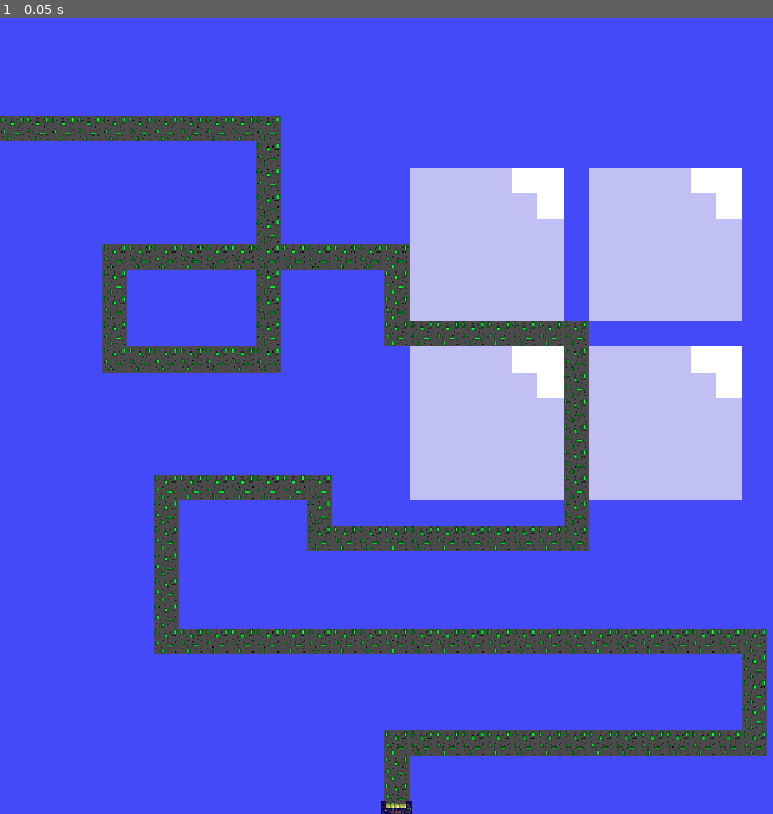
Above: before the commit, frame 1.
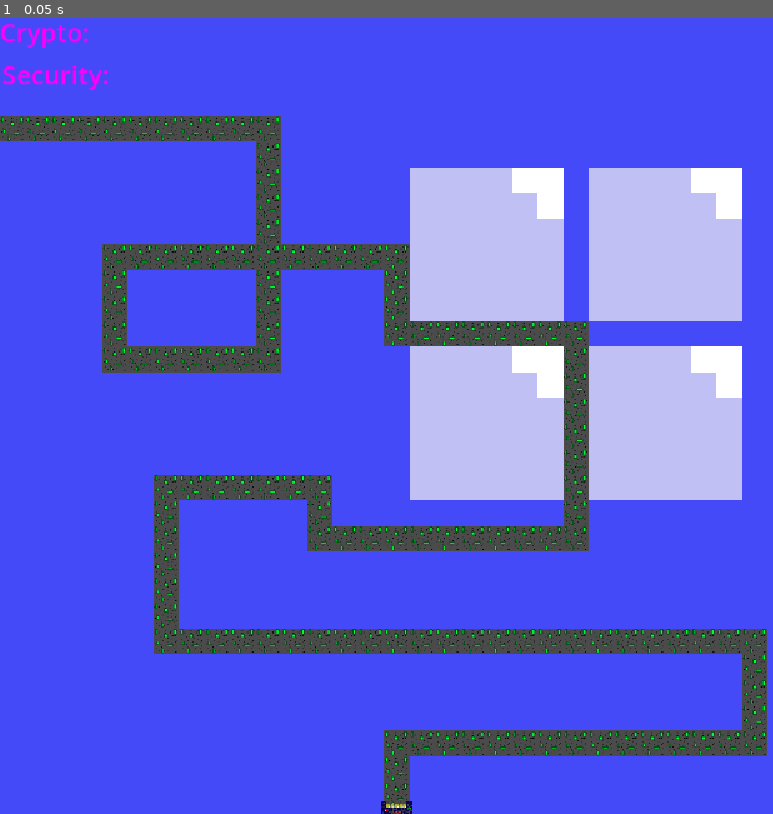
Above: after the commit, the same moment.

Repository: marist-spc/Retro-Tower-Defense
Game: Godot game, scene res://main.tscn
The game is run twice, just before and just after one commit, with the same random seed, the same clock (stepped at 60 frames per second) and the same inputs. This scene is started directly instead of the project's main scene.
Inputs:
- Up to frame 1 (0.05 s): no input

The runs differ from the first frame. In frame 1, 0.3% of the frame differs, in the area x 0-15%, y 0-10%.

Commit message:
Added stuff
Leaking viruses now reduces health, added bosses 1&2, started work on Mydoom, and messed around with waves

Diff:
--- a/retro-td/firewall.tscn
+++ b/retro-td/firewall.tscn
@@ -67,3 +67,4 @@
 position = Vector2(988, 532)
 
 [connection signal="timeout" from="SpawnTimer" to="WaveList" method="_on_spawn_timer_timeout"]
+[connection signal="body_entered" from="endpoint" to="Hud" method="_on_endpoint_body_entered"]
--- a/retro-td/hud.gd
+++ b/retro-td/hud.gd
@@ -7,3 +7,9 @@
 	current_score += amount
 
 var amount = 1
+
+
+func _on_endpoint_body_entered(body: Node2D) -> void:
+	security-=body.health
+
+	print(security)
--- a/retro-td/main.tscn
+++ b/retro-td/main.tscn
@@ -3,6 +3,7 @@
 [ext_resource type="Texture2D" uid="uid://c3blkrrsf7jkv" path="res://tile_sheet_128px_by_128px.png" id="1_ig7tw"]
 [ext_resource type="PackedScene" uid="uid://vndciyfldo0l" path="res://wave_list.tscn" id="2_0xm2m"]
 [ext_resource type="PackedScene" uid="uid://31vsekqt52ig" path="res://endpoint.tscn" id="3_h2yge"]
+[ext_resource type="PackedScene" uid="uid://cx0m8xjqnvq8x" path="res://hud.tscn" id="4_1bvp3"]
 
 [sub_resource type="TileSetAtlasSource" id="TileSetAtlasSource_0xm2m"]
 texture = ExtResource("1_ig7tw")
@@ -41,6 +42,9 @@
 position = Vector2(495.99997, 987.99994)
 rotation = 1.5686346
 
+[node name="Hud" parent="." unique_id=1658330229 instance=ExtResource("4_1bvp3")]
+
 [node name="SpawnTimer" type="Timer" parent="." unique_id=2072539767]
 
+[connection signal="body_entered" from="endpoint" to="Hud" method="_on_endpoint_body_entered"]
 [connection signal="timeout" from="SpawnTimer" to="WaveList" method="_on_spawn_timer_timeout"]
--- a/retro-td/motherboard.tscn
+++ b/retro-td/motherboard.tscn
@@ -66,4 +66,5 @@
 
 [node name="SpawnTimer" type="Timer" parent="." unique_id=1329883378]
 
+[connection signal="body_entered" from="endpoint" to="Hud" method="_on_endpoint_body_entered"]
 [connection signal="timeout" from="SpawnTimer" to="WaveList" method="_on_spawn_timer_timeout"]
--- /dev/null
+++ b/retro-td/mydoom.tscn
@@ -0,0 +1,57 @@
+[gd_scene format=3 uid="uid://djcp4ctddnlf5"]
+
+[ext_resource type="Texture2D" uid="uid://bpqov253g1jnq" path="res://art/MyDoom/head/MyDoom-head-1.png.png" id="1_0dbrs"]
+[ext_resource type="Texture2D" uid="uid://bo3elw87tqmrh" path="res://art/MyDoom/head/MyDoom-head-2.png.png" id="2_708iw"]
+[ext_resource type="Texture2D" uid="uid://cddbsr4snabhj" path="res://art/MyDoom/head/MyDoom-head-3.png.png" id="3_50kqe"]
+[ext_resource type="Texture2D" uid="uid://c02fw71pabxem" path="res://art/MyDoom/head/MyDoom-head-4.png.png" id="4_pc0w3"]
+[ext_resource type="Texture2D" uid="uid://bayr64apykw03" path="res://art/MyDoom/head/MyDoom-head-5.png.png" id="5_pfvi0"]
+[ext_resource type="Texture2D" uid="uid://bfv3f6xctb6wq" path="res://art/MyDoom/head/MyDoom-head-6.png.png" id="6_xwmfs"]
+[ext_resource type="Texture2D" uid="uid://br03v3gw320yd" path="res://art/MyDoom/head/MyDoom-head-shrink.png.png" id="7_unhnw"]
+
+[sub_resource type="SpriteFrames" id="SpriteFrames_te6hp"]
+animations = [{
+"frames": [{
+"duration": 1.0,
+"texture": ExtResource("1_0dbrs")
+}, {
+"duration": 1.0,
+"texture": ExtResource("2_708iw")
+}, {
+"duration": 1.0,
+"texture": ExtResource("3_50kqe")
+}, {
+"duration": 1.0,
+"texture": ExtResource("4_pc0w3")
+}, {
+"duration": 1.0,
+"texture": ExtResource("5_pfvi0")
+}, {
+"duration": 1.0,
+"texture": ExtResource("6_xwmfs")
+}],
+"loop": 1,
+"name": &"headGo",
+"speed": 5.0
+}, {
+"frames": [{
+"duration": 1.0,
+"texture": ExtResource("7_unhnw")
+}],
+"loop": 1,
+"name": &"shrink",
+"speed": 5.0
+}]
+
+[node name="Mydoom" type="CharacterBody2D" unique_id=1818329966]
+
+[node name="AnimatedSprite2D" type="AnimatedSprite2D" parent="." unique_id=2059761101]
+sprite_frames = SubResource("SpriteFrames_te6hp")
+animation = &"shrink"
+
+[node name="AnimatedSprite2D2" type="AnimatedSprite2D" parent="." unique_id=1251578329]
+
+[node name="AnimatedSprite2D3" type="AnimatedSprite2D" parent="." unique_id=658278123]
+
+[node name="AnimatedSprite2D4" type="AnimatedSprite2D" parent="." unique_id=954039389]
+
+[node name="AnimatedSprite2D5" type="AnimatedSprite2D" parent="." unique_id=1157415634]
--- /dev/null
+++ b/retro-td/poppup.gd
@@ -0,0 +1,33 @@
+extends CharacterBody2D
+
+
+# when spawning a new virus, we must set this variable
+@export var path: PathFollow2D
+
+
+var health=500
+# speed of virus in pixels/sec
+var speed=38
+var progress=0
+
+var speedMultiplier=.5
+
+var goodSpeed=speedMultiplier*speed
+
+# Called every frame. 'delta' is the elapsed time since the previous frame.
+func _process(delta: float) -> void:
+	# increase the progress of the virus based on the speed and delta
+	progress+=goodSpeed*delta
+	path.progress = progress
+	position = path.position
+
+
+
+
+
+func _on_visible_on_screen_notifier_2d_screen_exited() -> void:
+	queue_free()
+	#security-=health
+
+func health_zero():
+	pass
--- /dev/null
+++ b/retro-td/poppup.tscn
@@ -0,0 +1,281 @@
+[gd_scene format=3 uid="uid://cj7b2sgg7hkeo"]
+
+[ext_resource type="Script" uid="uid://ckvd6kookgyh1" path="res://poppup.gd" id="1_36oe5"]
+[ext_resource type="Texture2D" uid="uid://vs54o4y4wdle" path="res://art/Poppup/Poppup-1.png.png" id="1_wjpcn"]
+[ext_resource type="Texture2D" uid="uid://mvorj3w5rway" path="res://art/Poppup/Poppup-2.png.png" id="2_36oe5"]
+[ext_resource type="Texture2D" uid="uid://c5pjxi3h3pyyj" path="res://art/Poppup/Poppup-3.png.png" id="3_pwy0f"]
+[ext_resource type="Texture2D" uid="uid://nwtdsv3mo55t" path="res://art/Poppup/Poppup-4.png.png" id="4_6tygx"]
+[ext_resource type="Texture2D" uid="uid://cxm2nqmj04ab2" path="res://art/Poppup/Poppup-5.png.png" id="5_44nrk"]
+[ext_resource type="Texture2D" uid="uid://drvh5cpe0kcjl" path="res://art/Poppup/Poppup-6.png.png" id="6_ovwxa"]
+[ext_resource type="Texture2D" uid="uid://bu78j8pu8qf4g" path="res://art/Poppup/Poppup-7.png.png" id="7_754o0"]
+[ext_resource type="Texture2D" uid="uid://dj7573b4a28r0" path="res://art/Poppup/Poppup-8.png.png" id="8_0hn0v"]
+[ext_resource type="Texture2D" uid="uid://c80jnijsh764h" path="res://art/Poppup/Poppup-9.png.png" id="9_xdft2"]
+[ext_resource type="Texture2D" uid="uid://cew4idu1sdta1" path="res://art/Poppup/Poppup-10.png.png" id="10_y2lgv"]
+[ext_resource type="Texture2D" uid="uid://cbivufyxcq0fb" path="res://art/Poppup/Poppup-11.png.png" id="11_ox5da"]
+[ext_resource type="Texture2D" uid="uid://cska2j7waier8" path="res://art/Poppup/Poppup-12.png.png" id="12_qqdwd"]
+[ext_resource type="Texture2D" uid="uid://jp0lovtuwfbb" path="res://art/Poppup/Poppup-13.png.png" id="13_tlvpo"]
+[ext_resource type="Texture2D" uid="uid://b7bo3a1bbtis5" path="res://art/Poppup/Poppup-14.png.png" id="14_b5ad3"]
+[ext_resource type="Texture2D" uid="uid://c68cdfjilmy0m" path="res://art/Poppup/Poppup-15.png.png" id="15_rpxuf"]
+[ext_resource type="Texture2D" uid="uid://ctwdl2gu45q6v" path="res://art/Poppup/Poppup-16.png.png" id="16_wyeq6"]
+[ext_resource type="Texture2D" uid="uid://dcriox4djuppn" path="res://art/Poppup/Poppup-17.png.png" id="17_5shai"]
+[ext_resource type="Texture2D" uid="uid://hpu4wtlgnv8d" path="res://art/Poppup/Poppup-18.png.png" id="18_6cxwc"]
+[ext_resource type="Texture2D" uid="uid://bwmvcb3y87rlo" path="res://art/Poppup/Poppup-19.png.png" id="19_fen2p"]
+[ext_resource type="Texture2D" uid="uid://bx3hw533ajcoo" path="res://art/Poppup/Poppup-20.png.png" id="20_yx7fb"]
+[ext_resource type="Texture2D" uid="uid://cqnqa75hm1bsu" path="res://art/Poppup/Poppup-21.png.png" id="21_kjipw"]
+[ext_resource type="Texture2D" uid="uid://f8k7o7n3rqdn" path="res://art/Poppup/Poppup-22.png.png" id="22_j5nvh"]
+[ext_resource type="Texture2D" uid="uid://b62rmevy71hqv" path="res://art/Poppup/Poppup-23.png.png" id="23_5wcdi"]
+[ext_resource type="Texture2D" uid="uid://bfmkgp6tj1plm" path="res://art/Poppup/Poppup-24.png.png" id="24_0jmsw"]
+[ext_resource type="Texture2D" uid="uid://cjft3kuxn5igp" path="res://art/Poppup/Poppup-25.png.png" id="25_wq4kq"]
+[ext_resource type="Texture2D" uid="uid://6letnfdpnkhx" path="res://art/Poppup/Poppup-26.png.png" id="26_1ipfl"]
+[ext_resource type="Texture2D" uid="uid://bacbeer8m7n1b" path="res://art/Poppup/Poppup-27.png.png" id="27_gs048"]
+[ext_resource type="Texture2D" uid="uid://cdlyaragq5l2c" path="res://art/Poppup/Poppup-28.png.png" id="28_4ks1r"]
+[ext_resource type="Texture2D" uid="uid://ol62h22vtvaq" path="res://art/Poppup/Poppup-29.png.png" id="29_l6148"]
+[ext_resource type="Texture2D" uid="uid://cu5sbldg177ce" path="res://art/Poppup/Poppup-30.png.png" id="30_32sx6"]
+[ext_resource type="Texture2D" uid="uid://ci71u0diyaecr" path="res://art/Poppup/Poppup-31.png.png" id="31_3evf8"]
+[ext_resource type="Texture2D" uid="uid://cw1bmrq1lcuw3" path="res://art/Poppup/Poppup-32.png.png" id="32_b0kqk"]
+[ext_resource type="Texture2D" uid="uid://cddlfx1e26ckw" path="res://art/Poppup/Poppup-33.png.png" id="33_dss5g"]
+[ext_resource type="Texture2D" uid="uid://ypq7ammoguk4" path="res://art/Poppup/Poppup-34.png.png" id="34_emffi"]
+[ext_resource type="Texture2D" uid="uid://dg4h2qffnal5n" path="res://art/Poppup/Poppup-35.png.png" id="35_ns5ox"]
+[ext_resource type="Texture2D" uid="uid://gjh5jadangcp" path="res://art/Poppup/Poppup-36.png.png" id="36_5qyqx"]
+[ext_resource type="Texture2D" uid="uid://d2o65dbwklo7w" path="res://art/Poppup/Poppup-37.png.png" id="37_02b8s"]
+[ext_resource type="Texture2D" uid="uid://bjep4n6htikh6" path="res://art/Poppup/Poppup-38.png.png" id="38_21eiw"]
+[ext_resource type="Texture2D" uid="uid://xn6al7ixh6u8" path="res://art/Poppup/Poppup-39.png.png" id="39_0s267"]
+[ext_resource type="Texture2D" uid="uid://omg6x8exonr8" path="res://art/Poppup/Poppup-40.png.png" id="40_u33j0"]
+[ext_resource type="Texture2D" uid="uid://3g0xvydnojvg" path="res://art/Poppup/Poppup-41.png.png" id="41_qligx"]
+[ext_resource type="Texture2D" uid="uid://cf2wbfox17fjk" path="res://art/Poppup/Poppup-42.png.png" id="42_05amd"]
+[ext_resource type="Texture2D" uid="uid://bu15xv2bbcuqa" path="res://art/Poppup/Poppup-43.png.png" id="43_ij55f"]
+[ext_resource type="Texture2D" uid="uid://bntqiea2rhngb" path="res://art/Poppup/Poppup-44.png.png" id="44_8s7d8"]
+[ext_resource type="Texture2D" uid="uid://ocaohar3qppw" path="res://art/Poppup/Poppup-45.png.png" id="45_wryxa"]
+[ext_resource type="Texture2D" uid="uid://dwk2h45ae6vx0" path="res://art/Poppup/Poppup-46.png.png" id="46_enpcs"]
+[ext_resource type="Texture2D" uid="uid://clupm5gh8al15" path="res://art/Poppup/Poppup-47.png.png" id="47_mkchd"]
+[ext_resource type="Texture2D" uid="uid://cf1qs65w7pr0d" path="res://art/Poppup/Poppup-48.png.png" id="48_5gd6j"]
+[ext_resource type="Texture2D" uid="uid://bmigjmb7dypls" path="res://art/Poppup/Poppup-49.png.png" id="49_i8flo"]
+[ext_resource type="Texture2D" uid="uid://1vs310qiivos" path="res://art/Poppup/Poppup-50.png.png" id="50_2n3it"]
+[ext_resource type="Texture2D" uid="uid://dfi0b7birw5ik" path="res://art/Poppup/Poppup-51.png.png" id="51_ft8ar"]
+[ext_resource type="Texture2D" uid="uid://dbf3ef4nnjhvo" path="res://art/Poppup/Poppup-52.png.png" id="52_cli7m"]
+[ext_resource type="Texture2D" uid="uid://4hd1prjs812s" path="res://art/Poppup/Poppup-53.png.png" id="53_xx747"]
+[ext_resource type="Texture2D" uid="uid://tow6pvhe33h5" path="res://art/Poppup/Poppup-54.png.png" id="54_8nv4i"]
+[ext_resource type="Texture2D" uid="uid://bej263414c4es" path="res://art/Boss Death/boss-death-1.png.png" id="55_jni0o"]
+[ext_resource type="Texture2D" uid="uid://dvw4e08h7m1r2" path="res://art/Boss Death/boss-death-2.png.png" id="56_60m3c"]
+[ext_resource type="Texture2D" uid="uid://cinq7lfccv0sk" path="res://art/Boss Death/boss-death-3.png.png" id="57_8xqxe"]
+[ext_resource type="Texture2D" uid="uid://cuij56gvqfofq" path="res://art/Boss Death/boss-death-4.png.png" id="58_ewblk"]
+[ext_resource type="Texture2D" uid="uid://b5qtfflbgc7y4" path="res://art/Boss Death/boss-death-5.png.png" id="59_3up6w"]
+[ext_resource type="Texture2D" uid="uid://jkdfto5ab4pc" path="res://art/Boss Death/boss-death-6.png.png" id="60_qo3ka"]
+[ext_resource type="Texture2D" uid="uid://doqegvqeo4sol" path="res://art/Boss Death/boss-death-7.png.png" id="61_gyrn1"]
+
+[sub_resource type="SpriteFrames" id="SpriteFrames_te6hp"]
+animations = [{
+"frames": [{
+"duration": 1.0,
+"texture": ExtResource("1_wjpcn")
+}, {
+"duration": 1.0,
+"texture": ExtResource("2_36oe5")
+}, {
+"duration": 1.0,
+"texture": ExtResource("3_pwy0f")
+}, {
+"duration": 1.0,
+"texture": ExtResource("4_6tygx")
+}, {
+"duration": 1.0,
+"texture": ExtResource("5_44nrk")
+}, {
+"duration": 1.0,
+"texture": ExtResource("6_ovwxa")
+}, {
+"duration": 1.0,
+"texture": ExtResource("7_754o0")
+}, {
+"duration": 1.0,
+"texture": ExtResource("8_0hn0v")
+}, {
+"duration": 1.0,
+"texture": ExtResource("9_xdft2")
+}, {
+"duration": 1.0,
+"texture": ExtResource("10_y2lgv")
+}, {
+"duration": 1.0,
+"texture": ExtResource("11_ox5da")
+}, {
+"duration": 1.0,
+"texture": ExtResource("12_qqdwd")
+}, {
+"duration": 1.0,
+"texture": ExtResource("13_tlvpo")
+}, {
+"duration": 1.0,
+"texture": ExtResource("14_b5ad3")
+}, {
+"duration": 1.0,
+"texture": ExtResource("15_rpxuf")
+}, {
+"duration": 1.0,
+"texture": ExtResource("16_wyeq6")
+}, {
+"duration": 1.0,
+"texture": ExtResource("17_5shai")
+}, {
+"duration": 1.0,
+"texture": ExtResource("18_6cxwc")
+}, {
+"duration": 1.0,
+"texture": ExtResource("19_fen2p")
+}, {
+"duration": 1.0,
+"texture": ExtResource("20_yx7fb")
+}, {
+"duration": 1.0,
+"texture": ExtResource("21_kjipw")
+}, {
+"duration": 1.0,
+"texture": ExtResource("22_j5nvh")
+}, {
+"duration": 1.0,
+"texture": ExtResource("23_5wcdi")
+}, {
+"duration": 1.0,
+"texture": ExtResource("24_0jmsw")
+}, {
+"duration": 1.0,
+"texture": ExtResource("25_wq4kq")
+}, {
+"duration": 1.0,
+"texture": ExtResource("26_1ipfl")
+}, {
+"duration": 1.0,
+"texture": ExtResource("27_gs048")
+}, {
+"duration": 1.0,
+"texture": ExtResource("28_4ks1r")
+}, {
+"duration": 1.0,
+"texture": ExtResource("29_l6148")
+}, {
+"duration": 1.0,
+"texture": ExtResource("30_32sx6")
+}, {
+"duration": 1.0,
+"texture": ExtResource("31_3evf8")
+}, {
+"duration": 1.0,
+"texture": ExtResource("32_b0kqk")
+}, {
+"duration": 1.0,
+"texture": ExtResource("33_dss5g")
+}, {
+"duration": 1.0,
+"texture": ExtResource("34_emffi")
+}, {
+"duration": 1.0,
+"texture": ExtResource("35_ns5ox")
+}, {
+"duration": 1.0,
+"texture": ExtResource("36_5qyqx")
+}, {
+"duration": 1.0,
+"texture": ExtResource("37_02b8s")
+}, {
+"duration": 1.0,
+"texture": ExtResource("38_21eiw")
+}, {
+"duration": 1.0,
+"texture": ExtResource("39_0s267")
+}, {
+"duration": 1.0,
+"texture": ExtResource("40_u33j0")
+}, {
+"duration": 1.0,
+"texture": ExtResource("41_qligx")
+}, {
+"duration": 1.0,
+"texture": ExtResource("42_05amd")
+}, {
+"duration": 1.0,
+"texture": ExtResource("43_ij55f")
+}, {
+"duration": 1.0,
+"texture": ExtResource("44_8s7d8")
+}, {
+"duration": 1.0,
+"texture": ExtResource("45_wryxa")
+}, {
+"duration": 1.0,
+"texture": ExtResource("46_enpcs")
+}, {
+"duration": 1.0,
+"texture": ExtResource("47_mkchd")
+}, {
+"duration": 1.0,
+"texture": ExtResource("48_5gd6j")
+}, {
+"duration": 1.0,
+"texture": ExtResource("49_i8flo")
+}, {
+"duration": 1.0,
+"texture": ExtResource("50_2n3it")
+}, {
+"duration": 1.0,
+"texture": ExtResource("51_ft8ar")
+}, {
+"duration": 1.0,
+"texture": ExtResource("52_cli7m")
+}, {
+"duration": 1.0,
+"texture": ExtResource("53_xx747")
+}, {
+"duration": 1.0,
+"texture": ExtResource("54_8nv4i")
+}],
+"loop": 1,
+"name": &"Walk",
+"speed": 20.0
+}, {
+"frames": [{
+"duration": 1.0,
+"texture": ExtResource("10_y2lgv")
+}, {
+"duration": 1.0,
+"texture": ExtResource("55_jni0o")
+}, {
+"duration": 1.0,
+"texture": ExtResource("56_60m3c")
+}, {
+"duration": 1.0,
+"texture": ExtResource("57_8xqxe")
+}, {
+"duration": 1.0,
+"texture": ExtResource("58_ewblk")
+}, {
+"duration": 1.0,
+"texture": ExtResource("59_3up6w")
+}, {
+"duration": 1.0,
+"texture": ExtResource("60_qo3ka")
+}, {
+"duration": 1.0,
+"texture": ExtResource("61_gyrn1")
+}],
+"loop": 1,
+"name": &"death",
+"speed": 5.0
+}]
+
+[sub_resource type="RectangleShape2D" id="RectangleShape2D_7c84j"]
+size = Vector2(32, 32)
+
+[node name="Poppup" type="CharacterBody2D" unique_id=610460972]
+script = ExtResource("1_36oe5")
+
+[node name="AnimatedSprite2D" type="AnimatedSprite2D" parent="." unique_id=100984098]
+sprite_frames = SubResource("SpriteFrames_te6hp")
+animation = &"Walk"
+autoplay = "Walk"
+frame_progress = 0.7086041
+
+[node name="CollisionShape2D" type="CollisionShape2D" parent="." unique_id=263183677]
+shape = SubResource("RectangleShape2D_7c84j")
+
+[node name="VisibleOnScreenNotifier2D" type="VisibleOnScreenNotifier2D" parent="." unique_id=615347543]
+rect = Rect2(-16, -16, 32, 32)
--- /dev/null
+++ b/retro-td/spam_email_boss.gd
@@ -0,0 +1,34 @@
+extends CharacterBody2D
+
+
+# when spawning a new virus, we must set this variable
+@export var path: PathFollow2D
+
+
+var health=250
+# speed of virus in pixels/sec
+var speed=38
+var progress=0
+
+var speedMultiplier=1
+
+var goodSpeed=speedMultiplier*speed
+
+# Called every frame. 'delta' is the elapsed time since the previous frame.
+func _process(delta: float) -> void:
+
+	# increase the progress of the virus based on the speed and delta
+	progress+=goodSpeed*delta
+	path.progress = progress
+	position = path.position
+
+
+
+
+
+func _on_visible_on_screen_notifier_2d_screen_exited() -> void:
+	queue_free()
+	#security-=health
+
+func health_zero():
+	pass
--- /dev/null
+++ b/retro-td/spam_email_boss.tscn
@@ -0,0 +1,101 @@
+[gd_scene format=3 uid="uid://cgs5cotxkn1hu"]
+
+[ext_resource type="Texture2D" uid="uid://boatd3lt4ubd6" path="res://art/Spam Email/SpamEmail-3.png.png" id="1_7nibp"]
+[ext_resource type="Script" uid="uid://dwg8nddycxv5f" path="res://spam_email_boss.gd" id="1_pmy1g"]
+[ext_resource type="Texture2D" uid="uid://bej263414c4es" path="res://art/Boss Death/boss-death-1.png.png" id="2_pmy1g"]
+[ext_resource type="Texture2D" uid="uid://dvw4e08h7m1r2" path="res://art/Boss Death/boss-death-2.png.png" id="3_yn3qq"]
+[ext_resource type="Texture2D" uid="uid://cinq7lfccv0sk" path="res://art/Boss Death/boss-death-3.png.png" id="4_2vbeg"]
+[ext_resource type="Texture2D" uid="uid://cuij56gvqfofq" path="res://art/Boss Death/boss-death-4.png.png" id="5_f1sea"]
+[ext_resource type="Texture2D" uid="uid://b5qtfflbgc7y4" path="res://art/Boss Death/boss-death-5.png.png" id="6_e8l7m"]
+[ext_resource type="Texture2D" uid="uid://jkdfto5ab4pc" path="res://art/Boss Death/boss-death-6.png.png" id="7_f3cts"]
+[ext_resource type="Texture2D" uid="uid://doqegvqeo4sol" path="res://art/Boss Death/boss-death-7.png.png" id="8_fb0s4"]
+[ext_resource type="Texture2D" uid="uid://bnnt2twx6rqwu" path="res://art/Spam Email/SpamEmail-1.png.png" id="9_rakwy"]
+[ext_resource type="Texture2D" uid="uid://b1fi8gtvtcwxi" path="res://art/Spam Email/SpamEmail-2.png.png" id="10_2nnsi"]
+[ext_resource type="Texture2D" uid="uid://dtnih151u886h" path="res://art/Spam Email/SpamEmail-4.png.png" id="11_rp26w"]
+[ext_resource type="Texture2D" uid="uid://4nv6yussu0sa" path="res://art/Spam Email/SpamEmail-5.png.png" id="12_6x108"]
+[ext_resource type="Texture2D" uid="uid://0fo4bxl4oltu" path="res://art/Spam Email/SpamEmail-6.png.png" id="13_n8r7d"]
+[ext_resource type="Texture2D" uid="uid://ds4enjhkgb0k1" path="res://art/Spam Email/SpamEmail-7.png.png" id="14_cjr0c"]
+[ext_resource type="Texture2D" uid="uid://b7ybxefml86s4" path="res://art/Spam Email/SpamEmail-8.png.png" id="15_g86ov"]
+[ext_resource type="Texture2D" uid="uid://1g4ceectuft" path="res://art/Spam Email/SpamEmail-9.png.png" id="16_cowc3"]
+
+[sub_resource type="SpriteFrames" id="SpriteFrames_te6hp"]
+animations = [{
+"frames": [{
+"duration": 1.0,
+"texture": ExtResource("1_7nibp")
+}, {
+"duration": 1.0,
+"texture": ExtResource("2_pmy1g")
+}, {
+"duration": 1.0,
+"texture": ExtResource("3_yn3qq")
+}, {
+"duration": 1.0,
+"texture": ExtResource("4_2vbeg")
+}, {
+"duration": 1.0,
+"texture": ExtResource("5_f1sea")
+}, {
+"duration": 1.0,
+"texture": ExtResource("6_e8l7m")
+}, {
+"duration": 1.0,
+"texture": ExtResource("7_f3cts")
+}, {
+"duration": 1.0,
+"texture": ExtResource("8_fb0s4")
+}],
+"loop": 0,
+"name": &"death",
+"speed": 7.0
+}, {
+"frames": [{
+"duration": 1.0,
+"texture": ExtResource("9_rakwy")
+}, {
+"duration": 1.0,
+"texture": ExtResource("10_2nnsi")
+}, {
+"duration": 1.0,
+"texture": ExtResource("1_7nibp")
+}, {
+"duration": 1.0,
+"texture": ExtResource("11_rp26w")
+}, {
+"duration": 1.0,
+"texture": ExtResource("12_6x108")
+}, {
+"duration": 1.0,
+"texture": ExtResource("13_n8r7d")
+}, {
+"duration": 1.0,
+"texture": ExtResource("14_cjr0c")
+}, {
+"duration": 1.0,
+"texture": ExtResource("15_g86ov")
+}, {
+"duration": 1.0,
+"texture": ExtResource("16_cowc3")
+}],
+"loop": 1,
+"name": &"walk",
+"speed": 6.0
+}]
+
+[sub_resource type="RectangleShape2D" id="RectangleShape2D_4qg3j"]
+size = Vector2(28, 23)
+
+[node name="SpamEmailBoss" type="CharacterBody2D" unique_id=527869565]
+script = ExtResource("1_pmy1g")
+
+[node name="AnimatedSprite2D" type="AnimatedSprite2D" parent="." unique_id=1299907383]
+sprite_frames = SubResource("SpriteFrames_te6hp")
+animation = &"walk"
+autoplay = "walk"
+
+[node name="CollisionShape2D" type="CollisionShape2D" parent="." unique_id=93440480]
+position = Vector2(0, -1.5)
+shape = SubResource("RectangleShape2D_4qg3j")
+
+[node name="VisibleOnScreenNotifier2D" type="VisibleOnScreenNotifier2D" parent="." unique_id=732130682]
+rect = Rect2(-14, -13, 28, 23)
--- a/retro-td/wave_list.gd
+++ b/retro-td/wave_list.gd
@@ -1,18 +1,38 @@
 extends Node2D
 
 @export var virusProtoype: PackedScene
-
+@export var SpamEmail: PackedScene
+@export var Poppup: PackedScene
+@export var MyDoom: PackedScene
 @export var pathAssign: PathFollow2D
 
 var waveNum=1
 
 var wave1Array=[1,1,1,1,1,1,1,2,0]
-var wave2Array=[1,1,2,2,2,3,1,0]
-var wave3Array=[1,4,5,6,6,7,0]
-var wave4Array=[1,2,3,4,5,6,3,7,7,0]
+var wave2Array=[1,1,1,1,1,2,2,0]
+var wave3Array=[1,2,1,1,2,3,2,1,0]
+var wave4Array=[1,0]
 var wave5Array=[7,4,5,6,2,4,4,0]
 var wave6Array=[1,4,0]
 var wave7Array=[7,7,7,3,0]
+var wave8Array=[]
+var wave9Array=[]
+var wave10Array=[]
+var wave11Array=[]
+var wave12Array=[]
+var wave13Array=[]
+var wave14Array=[]
+var wave15Array=[]
+var wave16Array=[]
+var wave17Array=[]
+var wave18Array=[]
+var wave19Array=[]
+var wave20Array=[]
+var wave21Array=[]
+var wave22Array=[]
+var wave23Array=[]
+var wave24Array=[]
+var wave25Array=[]
 
 
 var waves=[wave1Array,wave2Array,wave3Array,wave4Array,wave5Array,wave6Array,wave7Array,0]
@@ -40,5 +60,5 @@
 			virus.show()
 		else:
 			WhichWave=waves.pop_front()
-	else:
-		WhichWave=waves.pop_front()
+	#else:
+	#	WhichWave=waves.pop_front()
--- a/retro-td/wave_list.tscn
+++ b/retro-td/wave_list.tscn
@@ -2,7 +2,11 @@
 
 [ext_resource type="Script" uid="uid://c8ihng2jdfg1c" path="res://wave_list.gd" id="1_d45qv"]
 [ext_resource type="PackedScene" uid="uid://bsmqw6ufb4tnn" path="res://virus.tscn" id="2_xnm0u"]
+[ext_resource type="PackedScene" uid="uid://cgs5cotxkn1hu" path="res://spam_email_boss.tscn" id="3_xnm0u"]
+[ext_resource type="PackedScene" uid="uid://cj7b2sgg7hkeo" path="res://poppup.tscn" id="4_s5wot"]
 
 [node name="WaveList" type="Node2D" unique_id=2102804863]
 script = ExtResource("1_d45qv")
 virusProtoype = ExtResource("2_xnm0u")
+SpamEmail = ExtResource("3_xnm0u")
+Poppup = ExtResource("4_s5wot")
Binary file added: retro-td/art/Boss Death/boss-death-5.png.png
Not shown, added: retro-td/art/Boss Death/boss-death-5.png.png.import
Binary file added: retro-td/art/Boss Death/boss-death-6.png.png
Not shown, added: retro-td/art/Boss Death/boss-death-6.png.png.import
Binary file added: retro-td/art/Boss Death/boss-death-7.png.png
Not shown, added: retro-td/art/Boss Death/boss-death-7.png.png.import
Not shown, added: retro-td/poppup.gd.uid
Not shown, added: retro-td/spam_email_boss.gd.uid
